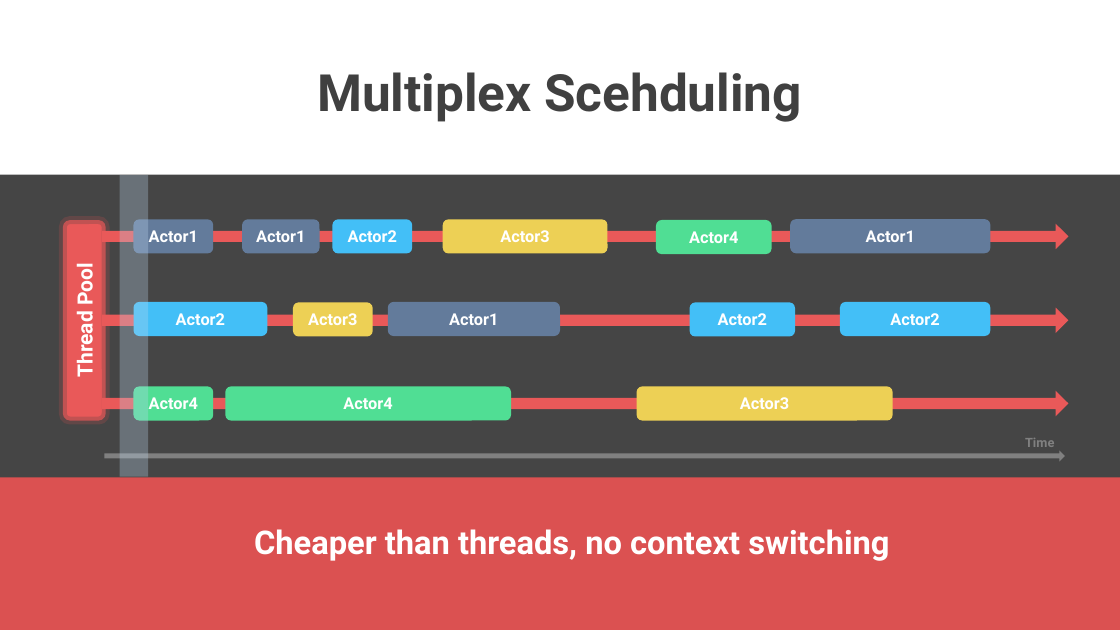
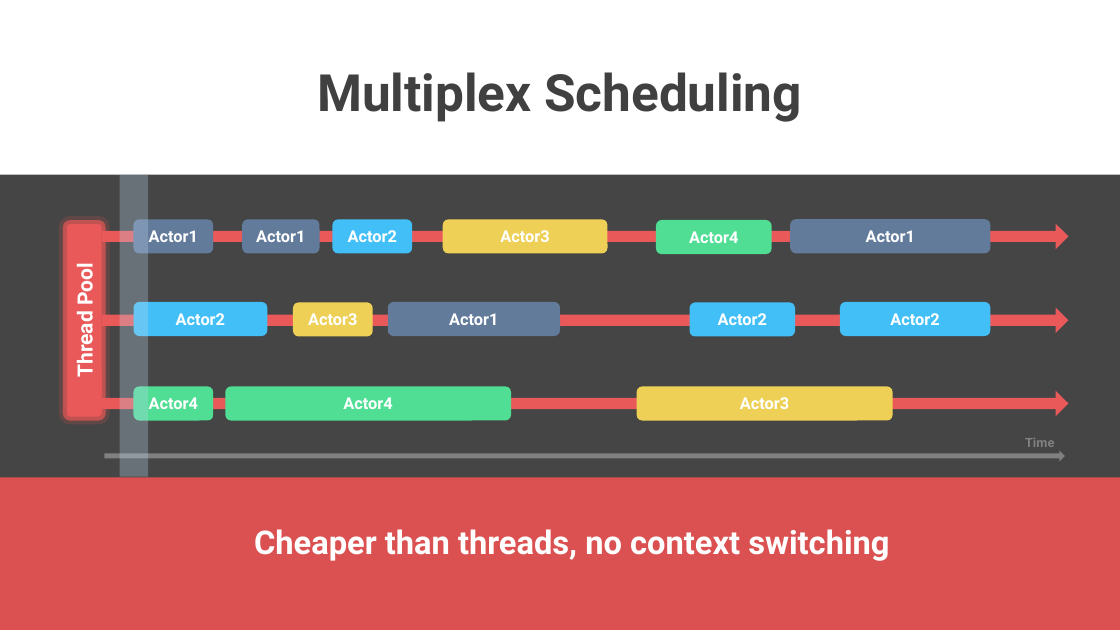
Before and after one commit to rogeralsing/Presentations, a slide deck: slide 17 of Swetugg/akka.pptx. Drawn at 1120x630 pixels with LibreOffice and Linux fonts; fonts in the diff are those of the drawing. Boxes give left, top, right and bottom in pixels: in the first picture for what was removed or moved away, otherwise in the second. Text is boxed around its words. In the diff, an @@ line names an element or a change of style, - is before the commit and + after.

```diff
--- a/Swetugg/akka.pptx
+++ b/Swetugg/akka.pptx
@@ title at [317, 72, 802, 122]: text changed @@
-Multiplex Scehduling
+Multiplex Scheduling
```
Also in this commit, not shown: 2 other slides changed.
